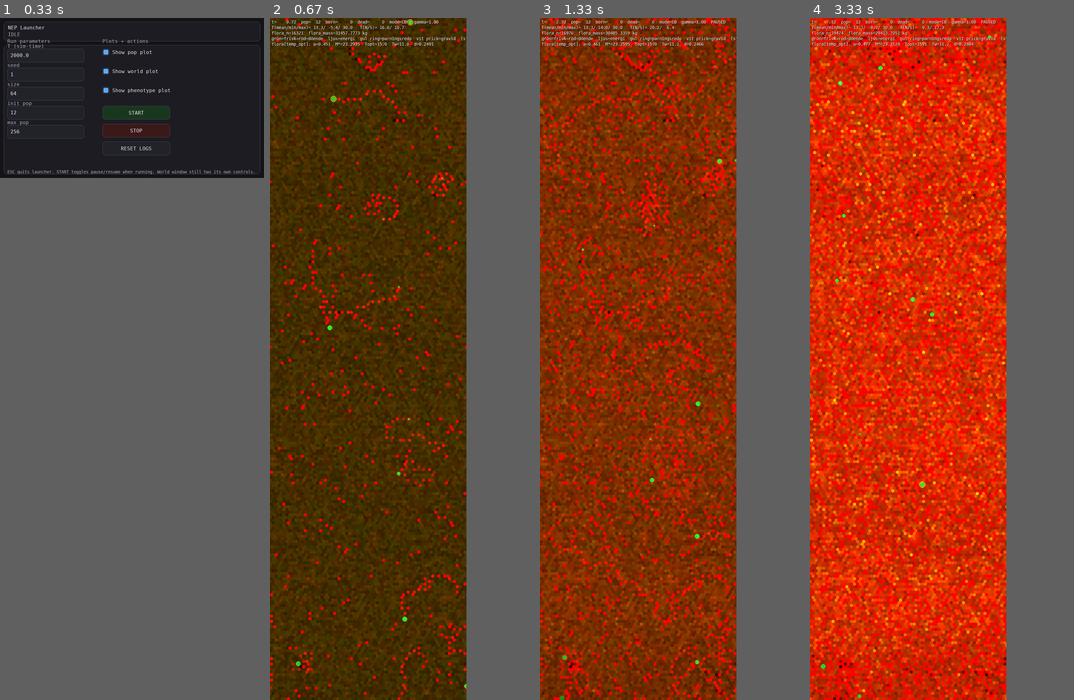
Above: before the commit, frames 1-4 (left to right).
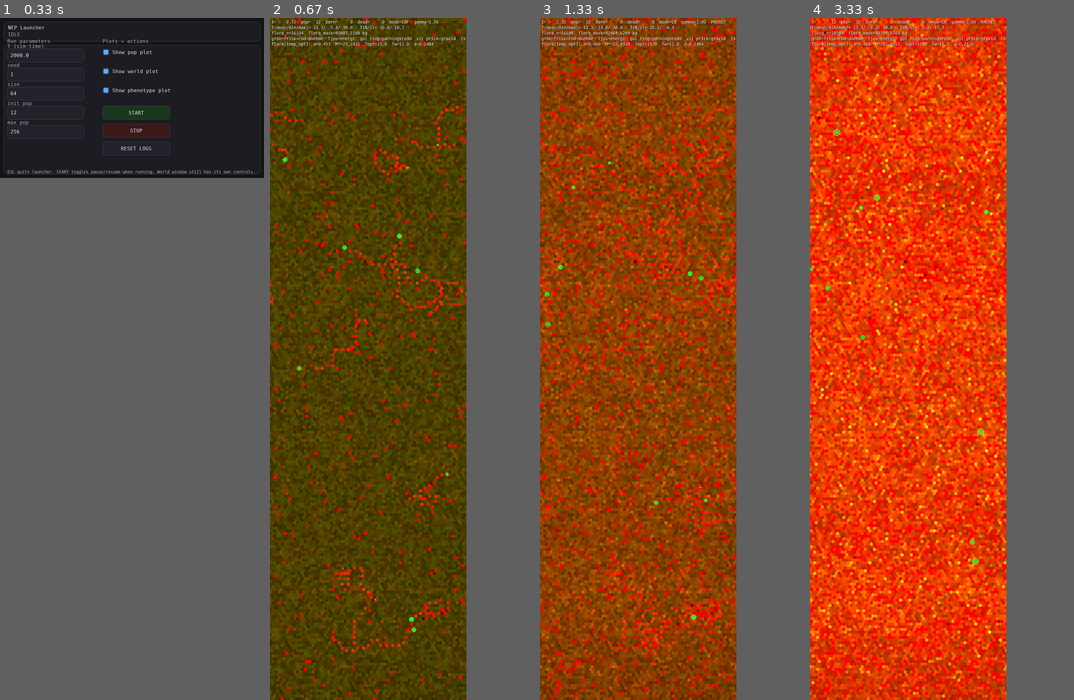
Above: after the commit, the same moments.

Repository: JoakimStorck/nep-process
Game: pygame game, started from nep_gui_launcher.py
Two runs of this game, one before a commit and one after it. Both use one fixed random seed, a clock stepped at 60 frames per second and the inputs below.
Inputs:
- Up to frame 1 (0.33 s): no input
- Up to frame 2 (0.67 s): click "START" at 0.38 s
- Up to frame 3 (1.33 s): tap Space at 0.67 s; tap 1 at 1 s
- Up to frame 4 (3.33 s): no input

Frame 1 is identical in both runs. In frame 2, 33% of the frame differs, in the area x 0-75%, y 0-100%; in frame 3, 48%; in frame 4, 59%.

Commit message:
Commit: Mognadströskeln
Strukturandelen har en uppsida under vardera resursregimen: binder ljuset
vinner den på höjd, binder kvävet på att seg vävnad är 4,5 gånger billigare per
kilo. Ingen balans mellan de två kan därför trycka ner den. Det som gör struktur
dyrt i verkligheten är tid — en ek är inte dyr per kilo, den står trettio år
utan att sätta frö.

_T_MATURITY är andelen av vuxenmassan vid vilken plantan blir
reproduktionsklar, 0,01 till 0,50. Tidskostnaden kodas inte utan faller ut ur
tillväxthastighet och målstorlek.

Evolverbar och inte konstant: en hårdkodad tröskel kan sterilisera en
population, vilket 0,20 · vuxenmassa gjorde i w1. Ett locus kan det inte — en
linje som inte kan reproducera sig försvinner omedelbart.

UTFALL vid tick 6 000, mot samma tick utan tröskeln:

                        utan       med
  vuxenmassa kg           30        23
  flora antal         41 998     7 902
  biomassa kg         45 513    11 526
  mognadsandel             —     0,120   (initiering 0,120)
  andel mogna              —     0,124

Vuxenmassan slutade stiga — den avsedda effekten, och första gången
storleksaxeln mött en kostnad.

MEN TVÅ SAKER OROAR. Beståndet drog ihop sig kraftigt, och bara tolv procent av
plantorna är reproduktionsklara. Och locuset rör sig inte: 0,1207 -> 0,1195,
exakt sin initieringsmedel.

Diff:
--- a/genetics.py
+++ b/genetics.py
@@ -6,6 +6,7 @@
 
 from mlp import MLPGenome
 from phenotype import (
+    _T_MATURITY,
     _T_ROOT_ALLOC,
     _T_SEED_MASS,
     _T_STRUCTURE,
@@ -301,6 +302,12 @@
             # närma sig optimum inifrån snarare än att först behöva överleva
             # en kohort utan rötter.
             u[_T_ROOT_ALLOC] = rng.uniform(0.25, 0.75)
+        if n > _T_MATURITY:
+            # Låg initiering. Vid mättnad står plantorna på några procent av sin
+            # vuxenmassa, så en tröskel från mitten av intervallet skulle göra
+            # nästan hela startpopulationen steril innan selektionen hunnit
+            # verka. Selektionen får utforska uppåt om det lönar sig.
+            u[_T_MATURITY] = rng.uniform(0.05, 0.40)
     else:
         if n > _T_STRUCTURE:
             u[_T_STRUCTURE] = rng.uniform(*STRUCTURE_INIT_FAUNA)
--- a/organism_store.py
+++ b/organism_store.py
@@ -218,6 +218,7 @@
     flora_adult_mass: np.ndarray = field(init=False)
     flora_repro_alloc: np.ndarray = field(init=False)
     flora_root_alloc: np.ndarray = field(init=False)
+    flora_maturity: np.ndarray = field(init=False)
     # Rotmassa i kg. Kroppens sammansättning är integralen av tidigare
     # allokeringsbeslut, inte en andel som räknas om retroaktivt. Det gör
     # representationen redo för plasticitet utan att byta form.
@@ -286,6 +287,7 @@
         self.flora_adult_mass = np.zeros(cap, dtype=np.float32)
         self.flora_repro_alloc = np.zeros(cap, dtype=np.float32)
         self.flora_root_alloc = np.zeros(cap, dtype=np.float32)
+        self.flora_maturity = np.zeros(cap, dtype=np.float32)
         self.flora_root_mass = np.zeros(cap, dtype=np.float32)
         self.flora_reserve = np.zeros(cap, dtype=np.float64)
         self.flora_repro_pool = np.zeros(cap, dtype=np.float64)
@@ -505,6 +507,7 @@
         self.flora_adult_mass[slot] = 0.0
         self.flora_repro_alloc[slot] = 0.0
         self.flora_root_alloc[slot] = 0.0
+        self.flora_maturity[slot] = 0.0
         self.flora_root_mass[slot] = 0.0
         self.flora_reserve[slot] = 0.0
         self.flora_repro_pool[slot] = 0.0
--- a/phenotype.py
+++ b/phenotype.py
@@ -160,6 +160,18 @@
 # — så ett inre optimum följer av mekaniken och inte av parametrarna.
 # Funktionell jämvikt: Brouwer 1963; Bloom, Chapin & Mooney 1985.
 _T_ROOT_ALLOC      = 36
+
+# Mognadströskel: vid vilken andel av sin vuxenmassa plantan börjar reproducera
+# sig. Den enda mekanism som kan uttrycka generationstid. Tidskostnaden faller
+# ut ur tillväxthastighet och målstorlek och kodas inte: örten når sin lilla
+# tröskel på månader, det vedartade sin stora på decennier.
+#
+# Evolverbar och inte konstant, av ett skäl utöver flexibilitet: en hårdkodad
+# tröskel kan sterilisera en population, vilket den gjorde i w1 där
+# medianplantan låg på en sjundedel av `0,20 · vuxenmassa`. En linje som inte
+# kan reproducera sig försvinner omedelbart, så felläget blir strukturellt
+# omöjligt.
+_T_MATURITY        = 37
 
 @dataclass(frozen=True)
 class PhenoRanges:
@@ -408,6 +420,10 @@
 
 def dispersal_from_traits(traits: np.ndarray | None, default: float = 0.0) -> float:
     return trait_unit(traits, _T_DISPERSAL, default=default)
+
+
+def maturity_from_traits(traits: np.ndarray | None, default: float = 0.3) -> float:
+    return trait_unit(traits, _T_MATURITY, default=default)
 
 
 def root_alloc_from_traits(traits: np.ndarray | None, default: float = 0.5) -> float:
@@ -702,6 +718,17 @@
 ROOT_ALLOC_MAX = 0.98
 
 
+# Mognadströskelns intervall, som andel av vuxenmassan. Övre änden ska rymma en
+# strategi som växer färdigt först; nedre en som blommar nästan direkt.
+MATURITY_MIN = 0.01
+MATURITY_MAX = 0.50
+
+
+def flora_maturity_frac(traits: np.ndarray | None) -> float:
+    """Andel av vuxenmassan vid vilken plantan blir reproduktionsklar."""
+    return _lerp(MATURITY_MIN, MATURITY_MAX, maturity_from_traits(traits))
+
+
 def flora_root_alloc(traits: np.ndarray | None) -> float:
     """Andel av tillväxten som går till rot i stället för skott."""
     return _lerp(ROOT_ALLOC_MIN, ROOT_ALLOC_MAX, root_alloc_from_traits(traits))
--- a/population.py
+++ b/population.py
@@ -29,6 +29,7 @@
     flora_lifespan,
     flora_seed_mass,
     flora_repro_alloc,
+    flora_maturity_frac,
     flora_root_alloc,
     flora_turnover_rate,
     flora_repro_capacity,
@@ -158,7 +159,7 @@
     store_growth_min_chunk: int = 256
     store_growth_factor: float = 2.0
 
-    n_traits: int = 37   # +1: _T_ROOT_ALLOC = 36, rot mot skott
+    n_traits: int = 38   # +1: _T_MATURITY = 37, mognadströskel
 
     spawn_jitter_r: float = 1.5
 
@@ -635,6 +636,8 @@
                 "flora_pool_total": float(flora_info["flora_pool_total"]),
                 "flora_carbon_pool_total": float(flora_info["flora_carbon_pool_total"]),
                 "flora_mean_root_alloc": float(flora_info["flora_mean_root_alloc"]),
+                "flora_mean_maturity": float(flora_info["flora_mean_maturity"]),
+                "flora_mature_frac": float(flora_info["flora_mature_frac"]),
                 "flora_mean_root_frac": float(flora_info["flora_mean_root_frac"]),
                 "flora_mean_seed_mass": float(flora_info["flora_mean_seed_mass"]),
             })
@@ -1151,6 +1154,7 @@
 
         r_alloc = np.float32(flora_repro_alloc(traits))
         rho = np.float32(flora_root_alloc(traits))
+        mat = np.float32(flora_maturity_frac(traits))
         a_mass = np.float32(flora_adult_mass(traits, mass_scale=float(self.WP.B_K)))
         t_opt = np.float32(flora_temp_opt(traits))
         t_width = np.float32(flora_temp_width(traits))
@@ -1174,6 +1178,7 @@
 
         self.store.flora_repro_alloc[slot] = r_alloc
         self.store.flora_root_alloc[slot] = rho
+        self.store.flora_maturity[slot] = mat
         self.store.flora_root_mass[slot] = np.float32(float(mass) * float(rho))
         self.store.flora_adult_mass[slot] = a_mass
         self.store.flora_reserve[slot] = 0.0
@@ -1844,7 +1849,10 @@
             store.alive[fl]
             & (pool_all >= seed_cost_all)
             & (carbon_all >= seed_all)
-            & (m_all >= FLORA_REPRO_MASS_MULT * seed_all)
+            & (m_all >= np.maximum(
+                FLORA_REPRO_MASS_MULT * seed_all,
+                store.flora_maturity[fl].astype(np.float64, copy=False) * cap_all,
+            ))
         )
         chosen = np.flatnonzero(eligible)
         if chosen.size == 0:
@@ -2097,6 +2105,8 @@
                 "flora_pool_total": 0.0,
                 "flora_carbon_pool_total": 0.0,
                 "flora_mean_root_alloc": nan,
+                "flora_mean_maturity": nan,
+                "flora_mature_frac": nan,
                 "flora_mean_root_frac": nan,
                 "flora_mean_apparatus": nan,
                 "flora_mean_seed_mass": nan,
@@ -2119,6 +2129,12 @@
             "flora_pool_total": float(np.sum(store.flora_repro_pool[fl], dtype=np.float64)),
             "flora_carbon_pool_total": float(np.sum(store.flora_carbon_pool[fl], dtype=np.float64)),
             "flora_mean_root_alloc": float(np.mean(store.flora_root_alloc[fl], dtype=np.float64)),
+            "flora_mean_maturity": float(np.mean(store.flora_maturity[fl], dtype=np.float64)),
+            "flora_mature_frac": float(np.mean(
+                store.mass[fl].astype(np.float64)
+                >= store.flora_maturity[fl].astype(np.float64)
+                * np.maximum(1e-12, store.flora_adult_mass[fl].astype(np.float64))
+            )),
             "flora_mean_root_frac": float(
                 np.sum(store.flora_root_mass[fl], dtype=np.float64)
                 / max(1e-12, np.sum(store.mass[fl], dtype=np.float64))
Not shown, changed: TODO.md
